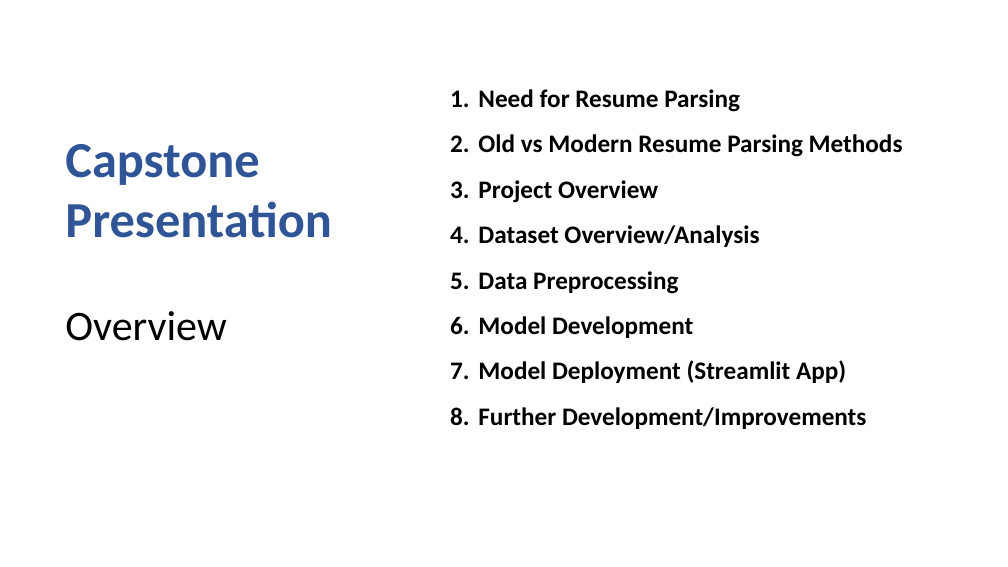
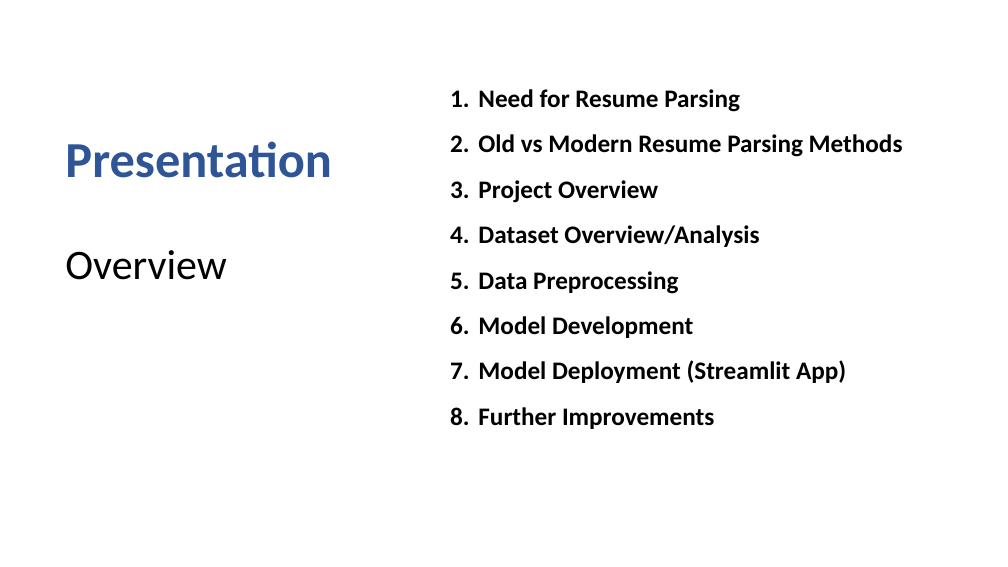
Before and after one commit to mk7890/Resume-Parsing-System, a slide deck: slide 2 of ResumeParserSystem_Presentation.pptx. Drawn at 1008x567 pixels with LibreOffice and Linux fonts; fonts in the diff are those of the drawing; background and template pictures are left out. Boxes give left, top, right and bottom in pixels: in the first picture for what was removed or moved away, otherwise in the second. Text is boxed around its words. In the diff, an @@ line names an element or a change of style, - is before the commit and + after.

```diff
--- a/ResumeParserSystem_Presentation.pptx
+++ b/ResumeParserSystem_Presentation.pptx
@@ text at <box>65,144,259,185</box>: paragraph removed @@
-Capstone
@@ text at <box>478,407,714,429</box>: text changed @@
-8. Further Development/Improvements
+8. Further Improvements
```
Also in this commit, not shown: 8 other slides changed, 16 slides added, 10 slides removed.
